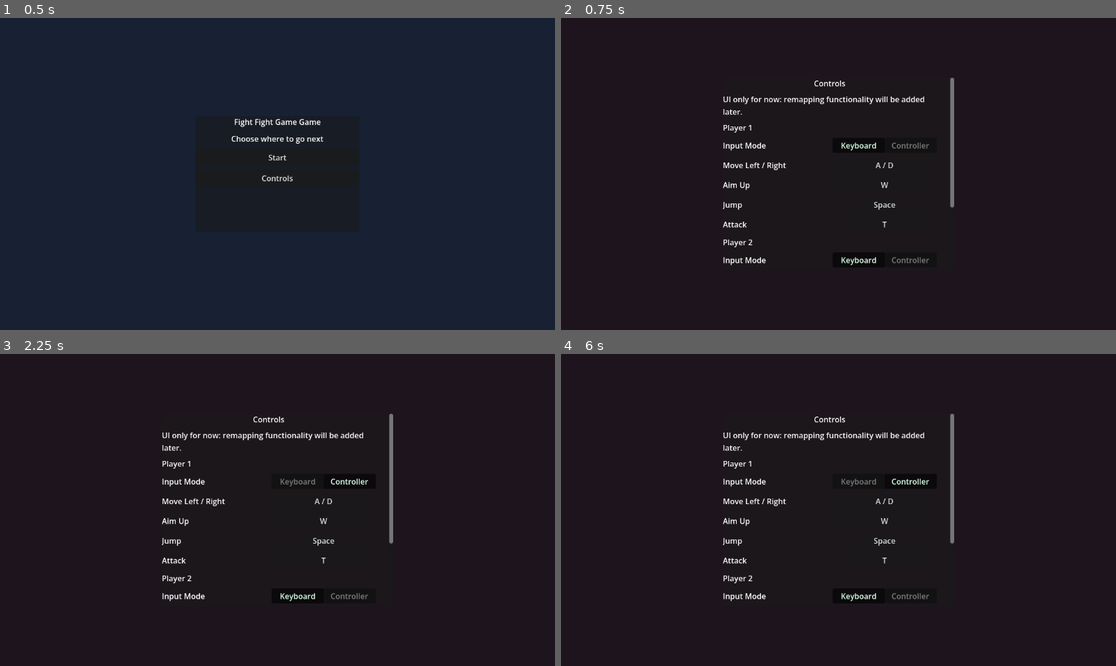
Above: before the commit, frames 1-4 (two rows, left to right).
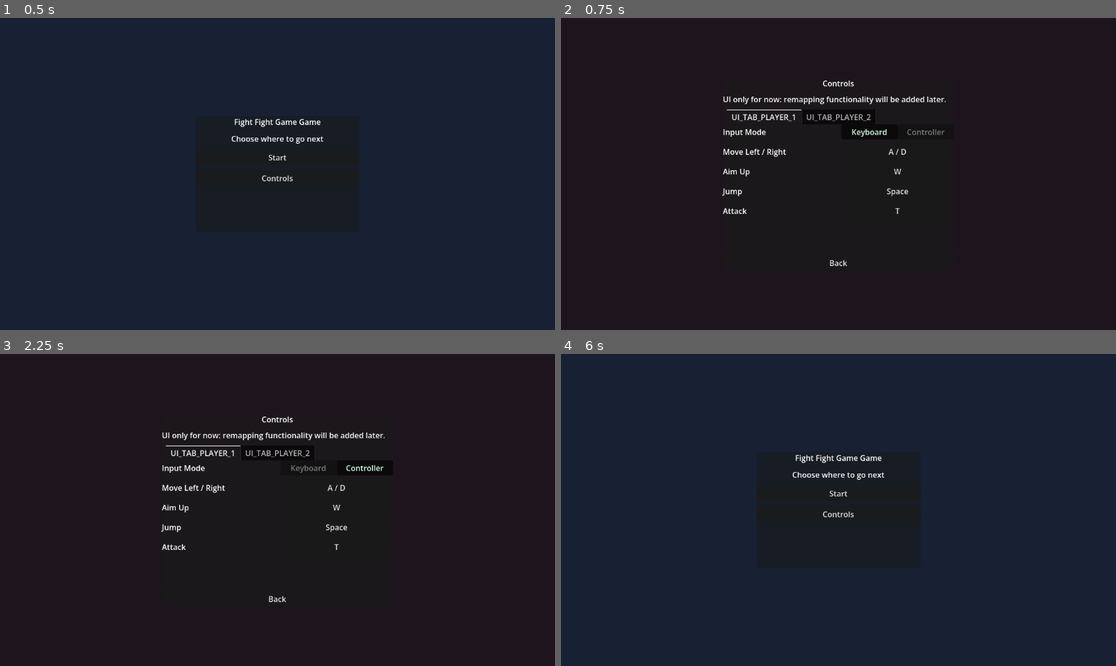
Above: after the commit, the same moments.

Repository: GitLlamma/Fight-Fight-Game-Game
Game: Godot game, scene res://scenes/main.tscn
Two runs of this game, one before a commit and one after it. Both use one fixed random seed, a clock stepped at 60 frames per second and the inputs below.
Inputs (mouse positions are in pixels of both pictures, inside the frame that each line leads up to):
- Up to frame 1 (0.5 s): no input
- Up to frame 2 (0.75 s): click "Controls" at 0.5 s
- Up to frame 3 (2.25 s): click "Keyboard" at 1.25 s; click "Controller" at 2 s
- Up to frame 4 (6 s): click "A / D" at 2.75 s; click "W" at 3.5 s; click "Space" at 4.25 s; click "T" at 5 s; click (838, 597) at 5.75 s, where only the run after the commit has a clickable "Back"

Frame 1 is identical in both runs. In frame 2, 2.2% of the frame differs, in the area x 29-71%, y 19-80%; in frame 3, 2.2%; in frame 4, 3.9%, in the area x 29-71%, y 19-81%.

Commit message:
Added player tabs

Diff:
--- a/GodotFiles/fight-fight-game-game/scenes/ui/hud.tscn
+++ b/GodotFiles/fight-fight-game-game/scenes/ui/hud.tscn
@@ -168,159 +168,159 @@
 offset_right = 240.0
 offset_bottom = 200.0
 
-[node name="ControlsScroll" type="ScrollContainer" parent="ControlsScreen"]
+[node name="ControlsContent" type="VBoxContainer" parent="ControlsScreen"]
 offset_left = 18.0
 offset_top = 18.0
 offset_right = 462.0
 offset_bottom = 382.0
-
-[node name="ControlsContent" type="VBoxContainer" parent="ControlsScreen/ControlsScroll"]
-custom_minimum_size = Vector2(444, 0)
 theme_override_constants/separation = 10
 
-[node name="ControlsTitleLabel" type="Label" parent="ControlsScreen/ControlsScroll/ControlsContent"]
+[node name="ControlsTitleLabel" type="Label" parent="ControlsScreen/ControlsContent"]
 text = "Controls"
 horizontal_alignment = 1
 
-[node name="ControlsHintLabel" type="Label" parent="ControlsScreen/ControlsScroll/ControlsContent"]
+[node name="ControlsHintLabel" type="Label" parent="ControlsScreen/ControlsContent"]
 text = "UI only for now: remapping functionality will be added later."
 autowrap_mode = 3
 
-[node name="P1SectionLabel" type="Label" parent="ControlsScreen/ControlsScroll/ControlsContent"]
-text = "Player 1"
-
-[node name="P1InputModeRow" type="HBoxContainer" parent="ControlsScreen/ControlsScroll/ControlsContent"]
-theme_override_constants/separation = 12
-
-[node name="P1InputModeLabel" type="Label" parent="ControlsScreen/ControlsScroll/ControlsContent/P1InputModeRow"]
+[node name="PlayerTabs" type="TabContainer" parent="ControlsScreen/ControlsContent"]
+size_flags_vertical = 3
+
+[node name="Player1Tab" type="VBoxContainer" parent="ControlsScreen/ControlsContent/PlayerTabs"]
+theme_override_constants/separation = 10
+
+[node name="P1InputModeRow" type="HBoxContainer" parent="ControlsScreen/ControlsContent/PlayerTabs/Player1Tab"]
+theme_override_constants/separation = 12
+
+[node name="P1InputModeLabel" type="Label" parent="ControlsScreen/ControlsContent/PlayerTabs/Player1Tab/P1InputModeRow"]
 size_flags_horizontal = 3
 text = "Input Mode"
 
-[node name="P1InputModeSwitch" type="HBoxContainer" parent="ControlsScreen/ControlsScroll/ControlsContent/P1InputModeRow"]
+[node name="P1InputModeSwitch" type="HBoxContainer" parent="ControlsScreen/ControlsContent/PlayerTabs/Player1Tab/P1InputModeRow"]
 size_flags_horizontal = 3
 theme_override_constants/separation = 0
 
-[node name="KeyboardButton" type="Button" parent="ControlsScreen/ControlsScroll/ControlsContent/P1InputModeRow/P1InputModeSwitch"]
+[node name="KeyboardButton" type="Button" parent="ControlsScreen/ControlsContent/PlayerTabs/Player1Tab/P1InputModeRow/P1InputModeSwitch"]
 size_flags_horizontal = 3
 text = "Keyboard"
 toggle_mode = true
 
-[node name="ControllerButton" type="Button" parent="ControlsScreen/ControlsScroll/ControlsContent/P1InputModeRow/P1InputModeSwitch"]
+[node name="ControllerButton" type="Button" parent="ControlsScreen/ControlsContent/PlayerTabs/Player1Tab/P1InputModeRow/P1InputModeSwitch"]
 size_flags_horizontal = 3
 text = "Controller"
 toggle_mode = true
 
-[node name="P1MoveRow" type="HBoxContainer" parent="ControlsScreen/ControlsScroll/ControlsContent"]
-theme_override_constants/separation = 12
-
-[node name="P1MoveLabel" type="Label" parent="ControlsScreen/ControlsScroll/ControlsContent/P1MoveRow"]
+[node name="P1MoveRow" type="HBoxContainer" parent="ControlsScreen/ControlsContent/PlayerTabs/Player1Tab"]
+theme_override_constants/separation = 12
+
+[node name="P1MoveLabel" type="Label" parent="ControlsScreen/ControlsContent/PlayerTabs/Player1Tab/P1MoveRow"]
 size_flags_horizontal = 3
 text = "Move Left / Right"
 
-[node name="P1MoveButton" type="Button" parent="ControlsScreen/ControlsScroll/ControlsContent/P1MoveRow"]
+[node name="P1MoveButton" type="Button" parent="ControlsScreen/ControlsContent/PlayerTabs/Player1Tab/P1MoveRow"]
 size_flags_horizontal = 3
 text = "A / D"
 
-[node name="P1UpRow" type="HBoxContainer" parent="ControlsScreen/ControlsScroll/ControlsContent"]
-theme_override_constants/separation = 12
-
-[node name="P1UpLabel" type="Label" parent="ControlsScreen/ControlsScroll/ControlsContent/P1UpRow"]
+[node name="P1UpRow" type="HBoxContainer" parent="ControlsScreen/ControlsContent/PlayerTabs/Player1Tab"]
+theme_override_constants/separation = 12
+
+[node name="P1UpLabel" type="Label" parent="ControlsScreen/ControlsContent/PlayerTabs/Player1Tab/P1UpRow"]
 size_flags_horizontal = 3
 text = "Aim Up"
 
-[node name="P1UpButton" type="Button" parent="ControlsScreen/ControlsScroll/ControlsContent/P1UpRow"]
+[node name="P1UpButton" type="Button" parent="ControlsScreen/ControlsContent/PlayerTabs/Player1Tab/P1UpRow"]
 size_flags_horizontal = 3
 text = "W"
 
-[node name="P1JumpRow" type="HBoxContainer" parent="ControlsScreen/ControlsScroll/ControlsContent"]
-theme_override_constants/separation = 12
-
-[node name="P1JumpLabel" type="Label" parent="ControlsScreen/ControlsScroll/ControlsContent/P1JumpRow"]
+[node name="P1JumpRow" type="HBoxContainer" parent="ControlsScreen/ControlsContent/PlayerTabs/Player1Tab"]
+theme_override_constants/separation = 12
+
+[node name="P1JumpLabel" type="Label" parent="ControlsScreen/ControlsContent/PlayerTabs/Player1Tab/P1JumpRow"]
 size_flags_horizontal = 3
 text = "Jump"
 
-[node name="P1JumpButton" type="Button" parent="ControlsScreen/ControlsScroll/ControlsContent/P1JumpRow"]
+[node name="P1JumpButton" type="Button" parent="ControlsScreen/ControlsContent/PlayerTabs/Player1Tab/P1JumpRow"]
 size_flags_horizontal = 3
 text = "Space"
 
-[node name="P1AttackRow" type="HBoxContainer" parent="ControlsScreen/ControlsScroll/ControlsContent"]
-theme_override_constants/separation = 12
-
-[node name="P1AttackLabel" type="Label" parent="ControlsScreen/ControlsScroll/ControlsContent/P1AttackRow"]
+[node name="P1AttackRow" type="HBoxContainer" parent="ControlsScreen/ControlsContent/PlayerTabs/Player1Tab"]
+theme_override_constants/separation = 12
+
+[node name="P1AttackLabel" type="Label" parent="ControlsScreen/ControlsContent/PlayerTabs/Player1Tab/P1AttackRow"]
 size_flags_horizontal = 3
 text = "Attack"
 
-[node name="P1AttackButton" type="Button" parent="ControlsScreen/ControlsScroll/ControlsContent/P1AttackRow"]
+[node name="P1AttackButton" type="Button" parent="ControlsScreen/ControlsContent/PlayerTabs/Player1Tab/P1AttackRow"]
 size_flags_horizontal = 3
 text = "T"
 
-[node name="P2SectionLabel" type="Label" parent="ControlsScreen/ControlsScroll/ControlsContent"]
-text = "Player 2"
-
-[node name="P2InputModeRow" type="HBoxContainer" parent="ControlsScreen/ControlsScroll/ControlsContent"]
-theme_override_constants/separation = 12
-
-[node name="P2InputModeLabel" type="Label" parent="ControlsScreen/ControlsScroll/ControlsContent/P2InputModeRow"]
+[node name="Player2Tab" type="VBoxContainer" parent="ControlsScreen/ControlsContent/PlayerTabs"]
+theme_override_constants/separation = 10
+
+[node name="P2InputModeRow" type="HBoxContainer" parent="ControlsScreen/ControlsContent/PlayerTabs/Player2Tab"]
+theme_override_constants/separation = 12
+
+[node name="P2InputModeLabel" type="Label" parent="ControlsScreen/ControlsContent/PlayerTabs/Player2Tab/P2InputModeRow"]
 size_flags_horizontal = 3
 text = "Input Mode"
 
-[node name="P2InputModeSwitch" type="HBoxContainer" parent="ControlsScreen/ControlsScroll/ControlsContent/P2InputModeRow"]
+[node name="P2InputModeSwitch" type="HBoxContainer" parent="ControlsScreen/ControlsContent/PlayerTabs/Player2Tab/P2InputModeRow"]
 size_flags_horizontal = 3
 theme_override_constants/separation = 0
 
-[node name="KeyboardButton" type="Button" parent="ControlsScreen/ControlsScroll/ControlsContent/P2InputModeRow/P2InputModeSwitch"]
+[node name="KeyboardButton" type="Button" parent="ControlsScreen/ControlsContent/PlayerTabs/Player2Tab/P2InputModeRow/P2InputModeSwitch"]
 size_flags_horizontal = 3
 text = "Keyboard"
 toggle_mode = true
 
-[node name="ControllerButton" type="Button" parent="ControlsScreen/ControlsScroll/ControlsContent/P2InputModeRow/P2InputModeSwitch"]
+[node name="ControllerButton" type="Button" parent="ControlsScreen/ControlsContent/PlayerTabs/Player2Tab/P2InputModeRow/P2InputModeSwitch"]
 size_flags_horizontal = 3
 text = "Controller"
 toggle_mode = true
 
-[node name="P2MoveRow" type="HBoxContainer" parent="ControlsScreen/ControlsScroll/ControlsContent"]
-theme_override_constants/separation = 12
-
-[node name="P2MoveLabel" type="Label" parent="ControlsScreen/ControlsScroll/ControlsContent/P2MoveRow"]
+[node name="P2MoveRow" type="HBoxContainer" parent="ControlsScreen/ControlsContent/PlayerTabs/Player2Tab"]
+theme_override_constants/separation = 12
+
+[node name="P2MoveLabel" type="Label" parent="ControlsScreen/ControlsContent/PlayerTabs/Player2Tab/P2MoveRow"]
 size_flags_horizontal = 3
 text = "Move Left / Right"
 
-[node name="P2MoveButton" type="Button" parent="ControlsScreen/ControlsScroll/ControlsContent/P2MoveRow"]
+[node name="P2MoveButton" type="Button" parent="ControlsScreen/ControlsContent/PlayerTabs/Player2Tab/P2MoveRow"]
 size_flags_horizontal = 3
 text = "Left / Right"
 
-[node name="P2UpRow" type="HBoxContainer" parent="ControlsScreen/ControlsScroll/ControlsContent"]
-theme_override_constants/separation = 12
-
-[node name="P2UpLabel" type="Label" parent="ControlsScreen/ControlsScroll/ControlsContent/P2UpRow"]
+[node name="P2UpRow" type="HBoxContainer" parent="ControlsScreen/ControlsContent/PlayerTabs/Player2Tab"]
+theme_override_constants/separation = 12
+
+[node name="P2UpLabel" type="Label" parent="ControlsScreen/ControlsContent/PlayerTabs/Player2Tab/P2UpRow"]
 size_flags_horizontal = 3
 text = "Aim Up"
 
-[node name="P2UpButton" type="Button" parent="ControlsScreen/ControlsScroll/ControlsContent/P2UpRow"]
+[node name="P2UpButton" type="Button" parent="ControlsScreen/ControlsContent/PlayerTabs/Player2Tab/P2UpRow"]
 size_flags_horizontal = 3
 text = "Up Arrow"
 
-[node name="P2JumpRow" type="HBoxContainer" parent="ControlsScreen/ControlsScroll/ControlsContent"]
-theme_override_constants/separation = 12
-
-[node name="P2JumpLabel" type="Label" parent="ControlsScreen/ControlsScroll/ControlsContent/P2JumpRow"]
+[node name="P2JumpRow" type="HBoxContainer" parent="ControlsScreen/ControlsContent/PlayerTabs/Player2Tab"]
+theme_override_constants/separation = 12
+
+[node name="P2JumpLabel" type="Label" parent="ControlsScreen/ControlsContent/PlayerTabs/Player2Tab/P2JumpRow"]
 size_flags_horizontal = 3
 text = "Jump"
 
-[node name="P2JumpButton" type="Button" parent="ControlsScreen/ControlsScroll/ControlsContent/P2JumpRow"]
+[node name="P2JumpButton" type="Button" parent="ControlsScreen/ControlsContent/PlayerTabs/Player2Tab/P2JumpRow"]
 size_flags_horizontal = 3
 text = "O"
 
-[node name="P2AttackRow" type="HBoxContainer" parent="ControlsScreen/ControlsScroll/ControlsContent"]
-theme_override_constants/separation = 12
-
-[node name="P2AttackLabel" type="Label" parent="ControlsScreen/ControlsScroll/ControlsContent/P2AttackRow"]
+[node name="P2AttackRow" type="HBoxContainer" parent="ControlsScreen/ControlsContent/PlayerTabs/Player2Tab"]
+theme_override_constants/separation = 12
+
+[node name="P2AttackLabel" type="Label" parent="ControlsScreen/ControlsContent/PlayerTabs/Player2Tab/P2AttackRow"]
 size_flags_horizontal = 3
 text = "Attack"
 
-[node name="P2AttackButton" type="Button" parent="ControlsScreen/ControlsScroll/ControlsContent/P2AttackRow"]
+[node name="P2AttackButton" type="Button" parent="ControlsScreen/ControlsContent/PlayerTabs/Player2Tab/P2AttackRow"]
 size_flags_horizontal = 3
 text = "P"
 
-[node name="BackButton" type="Button" parent="ControlsScreen/ControlsScroll/ControlsContent"]
+[node name="BackButton" type="Button" parent="ControlsScreen/ControlsContent"]
 text = "Back"
--- a/GodotFiles/fight-fight-game-game/scripts/hud.gd
+++ b/GodotFiles/fight-fight-game-game/scripts/hud.gd
@@ -25,11 +25,12 @@
 @onready var back_to_main_menu_button = $CharacterSelectScreen/SelectScroll/SelectContent/BackToMainMenuButton
 @onready var controls_background = $ControlsBackground
 @onready var controls_screen = $ControlsScreen
-@onready var controls_back_button = $ControlsScreen/ControlsScroll/ControlsContent/BackButton
-@onready var p1_keyboard_input_button = $ControlsScreen/ControlsScroll/ControlsContent/P1InputModeRow/P1InputModeSwitch/KeyboardButton
-@onready var p1_controller_input_button = $ControlsScreen/ControlsScroll/ControlsContent/P1InputModeRow/P1InputModeSwitch/ControllerButton
-@onready var p2_keyboard_input_button = $ControlsScreen/ControlsScroll/ControlsContent/P2InputModeRow/P2InputModeSwitch/KeyboardButton
-@onready var p2_controller_input_button = $ControlsScreen/ControlsScroll/ControlsContent/P2InputModeRow/P2InputModeSwitch/ControllerButton
+@onready var controls_player_tabs = $ControlsScreen/ControlsContent/PlayerTabs
+@onready var controls_back_button = $ControlsScreen/ControlsContent/BackButton
+@onready var p1_keyboard_input_button = $ControlsScreen/ControlsContent/PlayerTabs/Player1Tab/P1InputModeRow/P1InputModeSwitch/KeyboardButton
+@onready var p1_controller_input_button = $ControlsScreen/ControlsContent/PlayerTabs/Player1Tab/P1InputModeRow/P1InputModeSwitch/ControllerButton
+@onready var p2_keyboard_input_button = $ControlsScreen/ControlsContent/PlayerTabs/Player2Tab/P2InputModeRow/P2InputModeSwitch/KeyboardButton
+@onready var p2_controller_input_button = $ControlsScreen/ControlsContent/PlayerTabs/Player2Tab/P2InputModeRow/P2InputModeSwitch/ControllerButton
 
 var character_ids_by_index: Array[StringName] = []
 var character_options_by_id := {}
@@ -38,6 +39,9 @@
 var cached_default_p2: StringName = &"default_fighter"
 var p1_uses_controller := false
 var p2_uses_controller := false
+
+const CONTROLS_TAB_TITLE_P1_KEY := "UI_TAB_PLAYER_1"
+const CONTROLS_TAB_TITLE_P2_KEY := "UI_TAB_PLAYER_2"
 
 func _ready():
 	main_menu_background.hide()
@@ -60,7 +64,12 @@
 	p2_controller_input_button.pressed.connect(_on_p2_controller_input_button_pressed)
 	p1_character_option.item_selected.connect(_on_character_option_changed)
 	p2_character_option.item_selected.connect(_on_character_option_changed)
-	_refresh_input_mode_switch_visuals()
+	_refresh_controls_tab_titles()
+	_refresh_input_mode_switch_visuals()
+
+func _notification(what: int) -> void:
+	if what == NOTIFICATION_TRANSLATION_CHANGED and is_node_ready():
+		_refresh_controls_tab_titles()
 
 func update_health(player_number: int, health: float, max_health: float):
 	var health_text := "%.0f / %.0f" % [health, max_health]
@@ -93,6 +102,7 @@
 func show_controls_screen() -> void:
 	controls_background.show()
 	controls_screen.show()
+	controls_player_tabs.current_tab = 0
 	main_menu_background.hide()
 	main_menu_screen.hide()
 	character_select_background.hide()
@@ -220,6 +230,14 @@
 	_set_switch_button_visual(p2_keyboard_input_button, not p2_uses_controller)
 	_set_switch_button_visual(p2_controller_input_button, p2_uses_controller)
 
+func _refresh_controls_tab_titles() -> void:
+	if controls_player_tabs == null or not is_instance_valid(controls_player_tabs):
+		return
+	if controls_player_tabs.get_tab_count() < 2:
+		return
+	controls_player_tabs.set_tab_title(0, tr(CONTROLS_TAB_TITLE_P1_KEY))
+	controls_player_tabs.set_tab_title(1, tr(CONTROLS_TAB_TITLE_P2_KEY))
+
 func _set_switch_button_visual(button: Button, active: bool) -> void:
 	button.button_pressed = active
 	if active:
Not shown, changed: DOCUMENTATION.md
